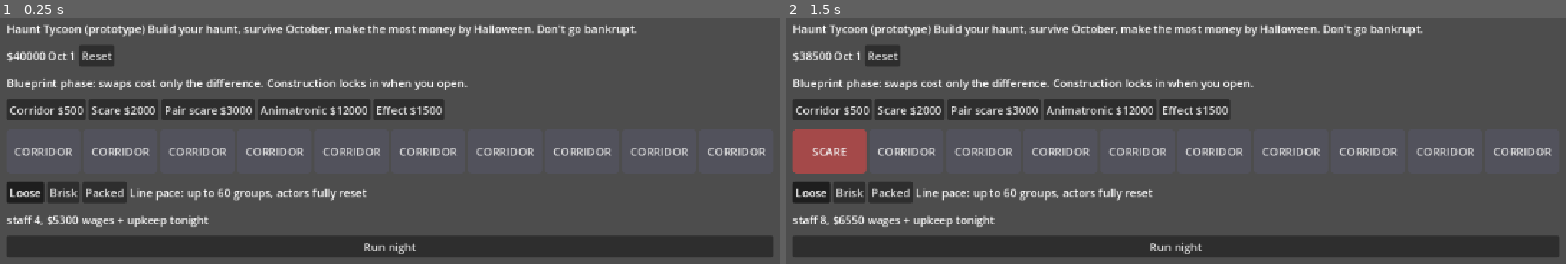
Above: before the commit, frames 1-2 (left to right).
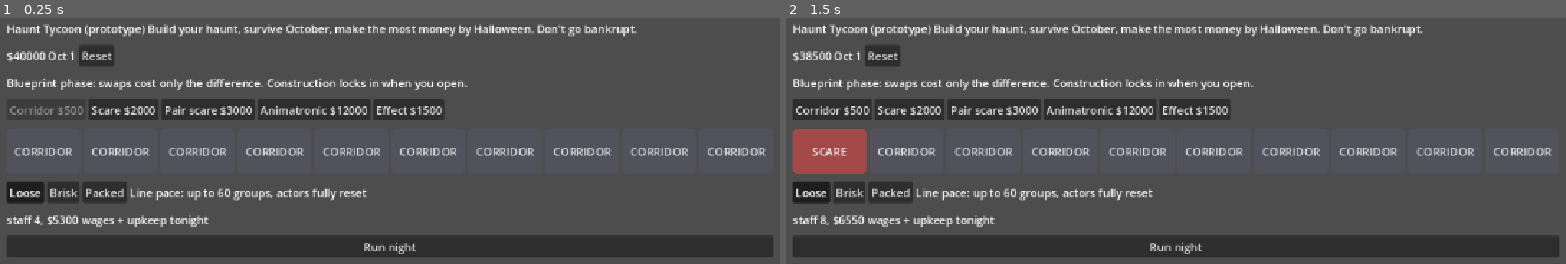
Above: after the commit, the same moments.

Repository: ajtran303/haunt-tycoon
Game: Godot game, scene res://game/main.tscn
The game is run twice, just before and just after one commit, with the same random seed, the same clock (stepped at 60 frames per second) and the same inputs.
Inputs:
- Up to frame 1 (0.25 s): no input
- Up to frame 2 (1.5 s): click "Reset" at 0.5 s; click "CORRIDOR" at 1.25 s

The runs differ from the first frame. In frame 1, 0.1% of the frame differs, in the area x 1-11%, y 35-40%; in frame 2, nothing differs.

Commit message:
clearer affordability incidicators during blueprint phase

Diff:
--- a/game/main.gd
+++ b/game/main.gd
@@ -115,14 +115,33 @@
 func _on_slot_pressed(i: int) -> void:
 	if layout[i] == selected_tool:
 		return
-	var cost: float = Night.BUILD_COST[selected_tool]
-	if night == 1:
-		cost -= Night.BUILD_COST[layout[i]] # blueprint phase: swap refunds the old room
+	var cost := place_cost(selected_tool, i)
 	if cost > cash:
+		_flash_cash()
 		return
 	cash -= cost
 	layout[i] = selected_tool
 	refresh()
+
+
+func place_cost(type: String, i: int) -> float:
+	var cost: float = Night.BUILD_COST[type]
+	if night == 1:
+		cost -= Night.BUILD_COST[layout[i]] # blueprint phase: swap refunds the old room
+	return cost
+
+
+func cheapest_place_cost(type: String) -> float:
+	var cheapest := INF
+	for i in layout.size():
+		if layout[i] != type:
+			cheapest = minf(cheapest, place_cost(type, i))
+	return cheapest
+
+
+func _flash_cash() -> void:
+	%CashLabel.modulate = Color(1.0, 0.35, 0.35)
+	create_tween().tween_property(%CashLabel, "modulate", Color.WHITE, 0.4)
 
 
 func refresh() -> void:
@@ -143,7 +162,7 @@
 		b.add_theme_stylebox_override("pressed", slot_style(ROOM_COLORS[layout[i]].darkened(0.15)))
 
 	for b in %ToolBar.get_children():
-		b.disabled = Night.BUILD_COST[b.get_meta("type")] > cash
+		b.disabled = cheapest_place_cost(b.get_meta("type")) > cash
 
 	%CostPreview.text = "staff %d, $%.0f wages + upkeep tonight" % [
 		Night.staff_for(layout),
